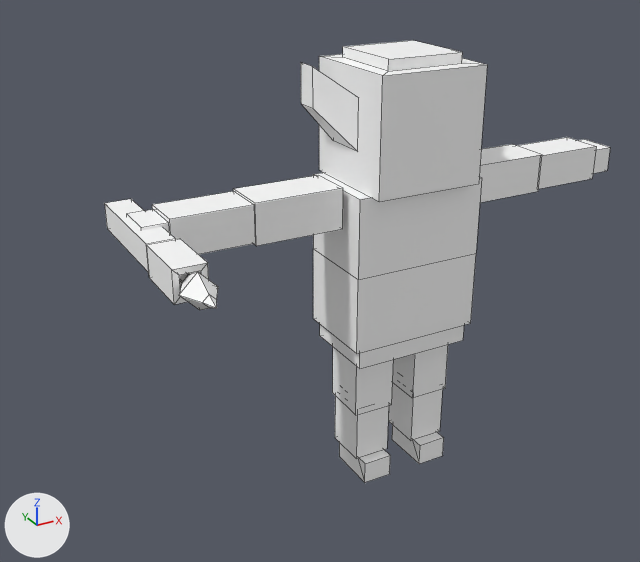
Before and after pictures for a commit that changed the FBX model Assets/Models/Entity/Enermy/Model_Horde_Savage2.fbx.
Before and after are seen from a 50 mm lens placed at (-2.98, -4.42, 3.66), pointed at (-0.58, -0.07, 1.48). Arrows for +X, +Y and +Z are at lower left; the lights stay in place. Mesh edges are drawn as thin lines. Where no turn or scale is listed for an object, it has been applied to the vertices.

Names of what the first picture shows: 'SF_Character_buluo2.001', 'SF_Character_buluo2_jian', 'SF_Character_buluo2_jiantong'.
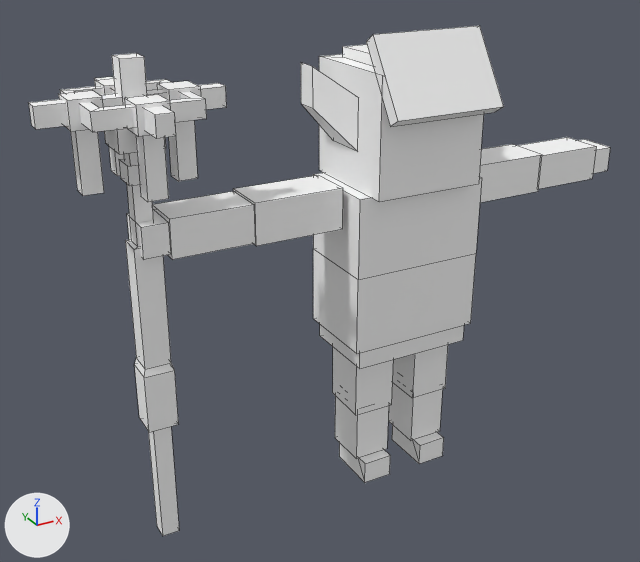
Commit message: Savage2 Update

Edits to the bpy script that builds the scene:
```text
Add me_mesh_002_1:
    me_mesh_002_1.from_pydata([(-0.36, -0.171, -0.185), (0.36, -0.171, -0.185), (-0.36, 0.097, 0.232), (0.36, 0.097, 0.232), (-0.36, 0.171, 0.185), (0.36, 0.171, 0.185), (-0.36, -0.097, -0.232), (0.36, -0.097, -0.232)], [], [(0, 1, 3, 2), (2, 3, 5, 4), (4, 5, 7, 6), (6, 7, 1, 0), (1, 7, 5, 3), (6, 0, 2, 4)])
    me_mesh_002_1.materials.append(mat_lambert65)  # its picture is missing
Add me_mesh_1:
    me_mesh_1.from_pydata(...)  # 152 vertices, 120 faces; spans x -0.5..0.5, y -0.5..0.5, z -1.47..1.47
    me_mesh_1.materials.append(mat_lambert65)  # its picture is missing
Remove ob_sf_character_buluo2_jian:
    ob_sf_character_buluo2_jian = bpy.data.objects.new('SF_Character_buluo2_jian', me_mesh_001)
    ob_sf_character_buluo2_jian.location = (-1.648, -0.369, 1.951)
Remove ob_sf_character_buluo2_jiantong:
    ob_sf_character_buluo2_jiantong = bpy.data.objects.new('SF_Character_buluo2_jiantong', me_mesh_002)
    ob_sf_character_buluo2_jiantong.location = (-1.648, -0.163, 1.951)
Add ob_pcube97:
    ob_pcube97 = bpy.data.objects.new('pCube97', me_mesh_002_1)
    ob_pcube97.location = (0.011, -0.341, 2.722)
Add ob_sf_character_buluo2_jiantong1:
    ob_sf_character_buluo2_jiantong1 = bpy.data.objects.new('SF_Character_buluo2_jiantong1', me_mesh_1)
    ob_sf_character_buluo2_jiantong1.location = (-1.64, 0.0, 1.441)
```

Pixel boxes (x1, y1, x2, y2) of what changed, in the pictures (640 x 562 px):
'SF_Character_buluo2_jiantong1', added: after (28, 53, 227, 536)
'pCube97', added: after (366, 26, 504, 127)
'SF_Character_buluo2_jiantong', deleted: before (104, 199, 209, 305)
'SF_Character_buluo2_jian', deleted: before (179, 272, 218, 310)
